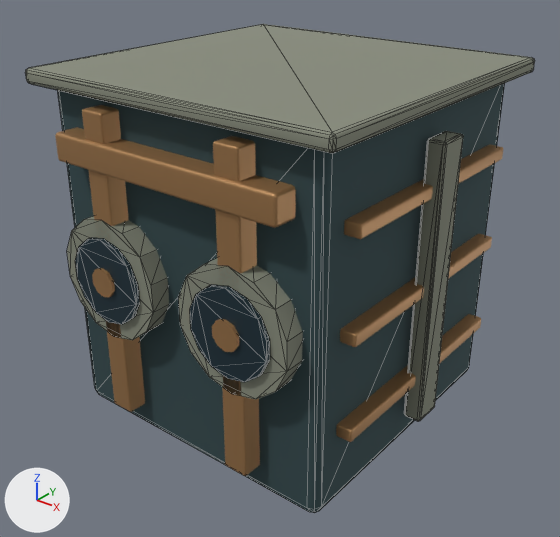
Two versions of the glTF model godot/campaign/art/structures/pump-top-1.glb, one commit apart.
One viewpoint serves both versions: a camera (50 mm lens) standing at (1.248, -1.592, 1.388) and looking at (0.007, -0.041, 0.426). The axes (+X, +Y, +Z) are drawn at lower left. The lights are the same throughout. The older version comes first. Mesh edges are drawn as thin lines on the coarser meshes. Where no turn or scale is listed for an object, it has been applied to the vertices. Vertices at exactly the same position are counted once.

In view in the first picture: 'pump_0', 'pump_1', 'pump_2', 'pump_3'.
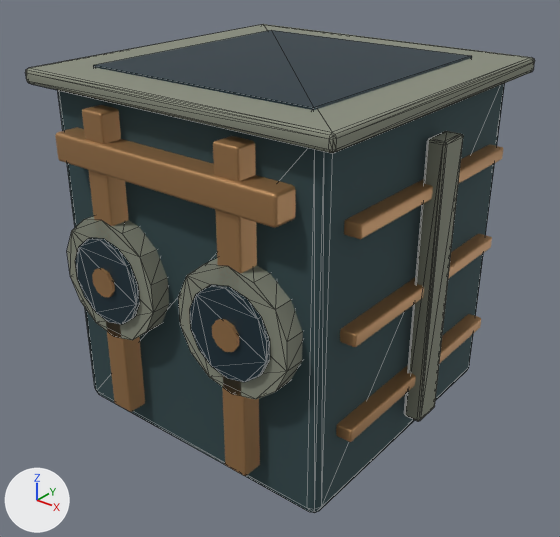
Location of each change, (x1, y1, x2, y2) in pixels of the pictures (560 x 537 px):
```json
{"object": "pump_2", "change": "reshaped", "before": [75, 238, 270, 382], "after": [75, 30, 472, 382]}
{"part": 1, "of": "me_cylinder_001", "change": "added", "after": [94, 30, 472, 110]}
```

Scene script edits in JSON lines:
```json
{"block": "me_cylinder_001", "where": "# used by ob_pump_2; location = (0.0, 0.0, 0.0)"}
{"op": "remove", "block": "me_cylinder_001", "code": "me_cylinder_001.from_pydata(...)  # 112 vertices, 208 faces; spans x -0.325..0.325, y -0.487..0.487, z 0.372..0.608"}
{"op": "add", "block": "me_cylinder_001", "code": "me_cylinder_001.from_pydata(...)  # 120 vertices, 220 faces; spans x -0.34..0.34, y -0.487..0.487, z 0.0..1.0"}
{"block": "me_cylinder_001", "change": "me_cylinder_001 part 1: a new loose piece, a box spanning x -0.34..0.34, y -0.35..0.35, z 0.0..1.0, in mat_pump_2 (dark blue #293f4a)"}
```
